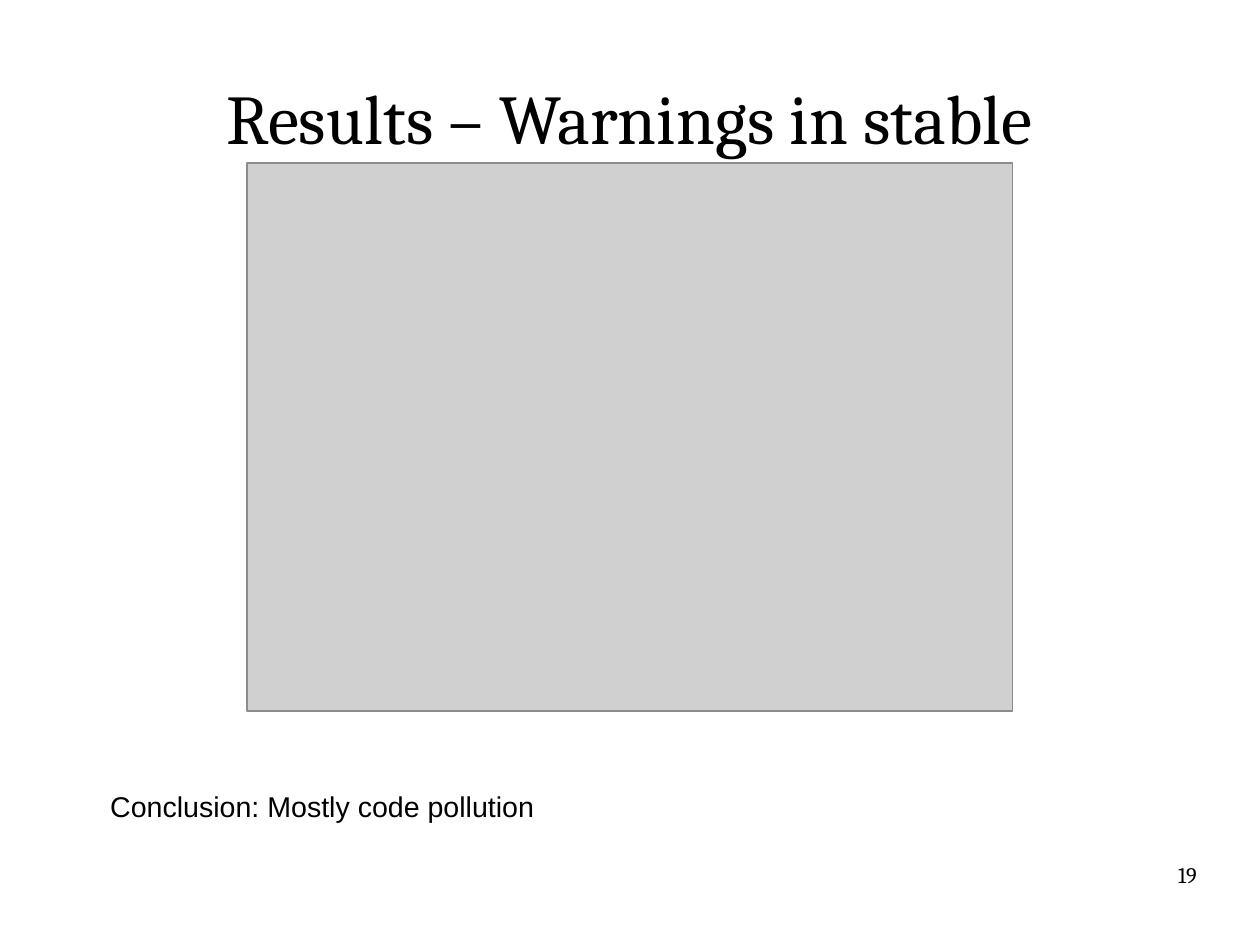
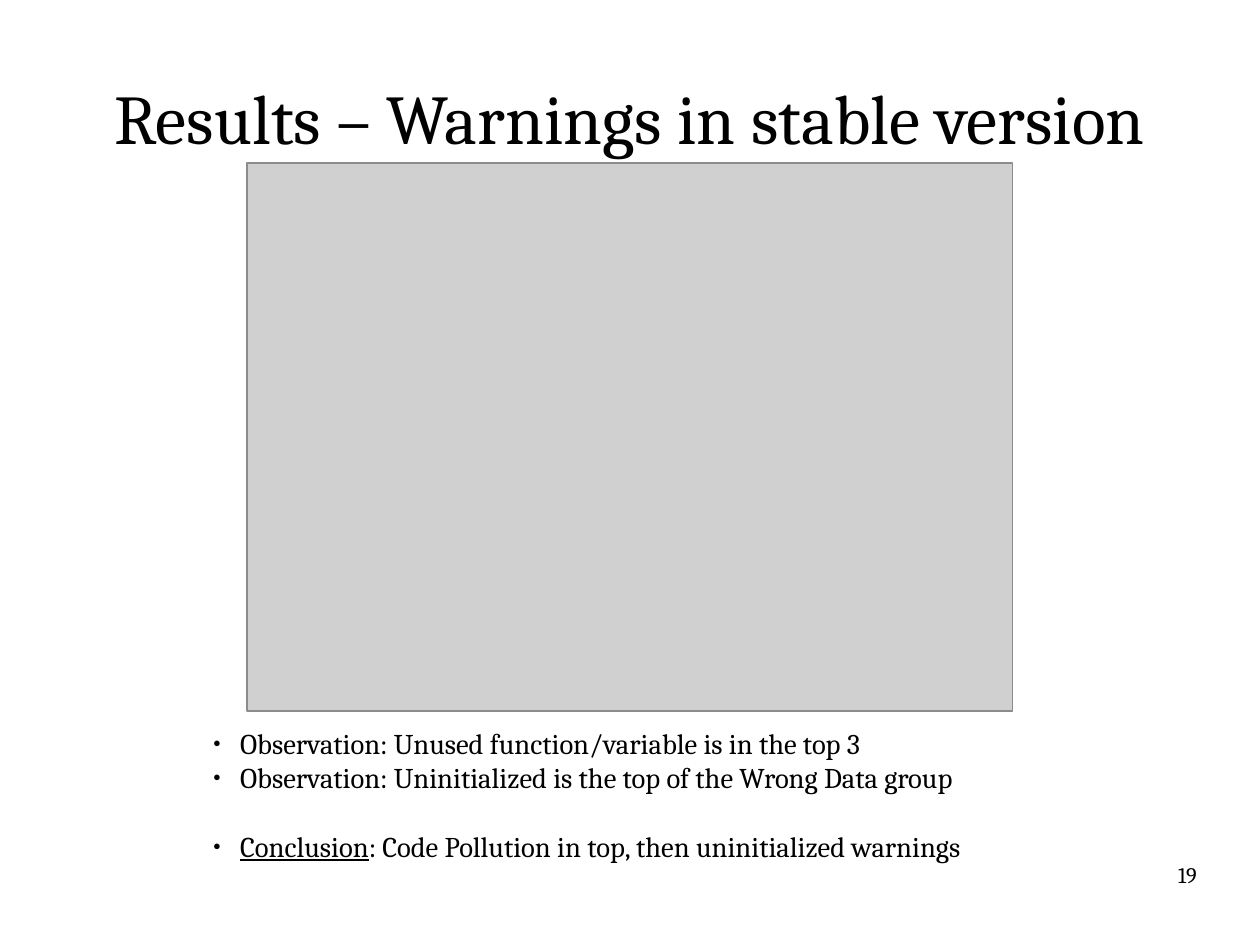
Before and after one commit to itu-square/quantify_linux_errors, a slide deck: slide 19 of notes/pres/pres.odp. Drawn at 1260x945 pixels with LibreOffice and Linux fonts; fonts in the diff are those of the drawing; grey boxes stand for pictures. Boxes give left, top, right and bottom in pixels: in the first picture for what was removed or moved away, otherwise in the second. Text is boxed around its words. In the diff, an @@ line names an element or a change of style, - is before the commit and + after.

```diff
--- a/notes/pres/pres.odp
+++ b/notes/pres/pres.odp
@@ title at box(114, 95, 1144, 159): text changed @@
-Results – Warnings in stable
+Results – Warnings in stable version
@@ text added at box(240, 733, 960, 863), 18 pt, text #000000 @@
+● Observation: Unused function/variable is in the top 3
+● Observation: Uninitialized is the top of the Wrong Data group
+● Conclusion: Code Pollution in top, then uninitialized warnings
@@ text removed at box(110, 796, 534, 822) @@
-Conclusion: Mostly code pollution
```
Also in this commit, not shown: 14 other slides changed, 3 slides added, 1 slide removed, 1 other file.
